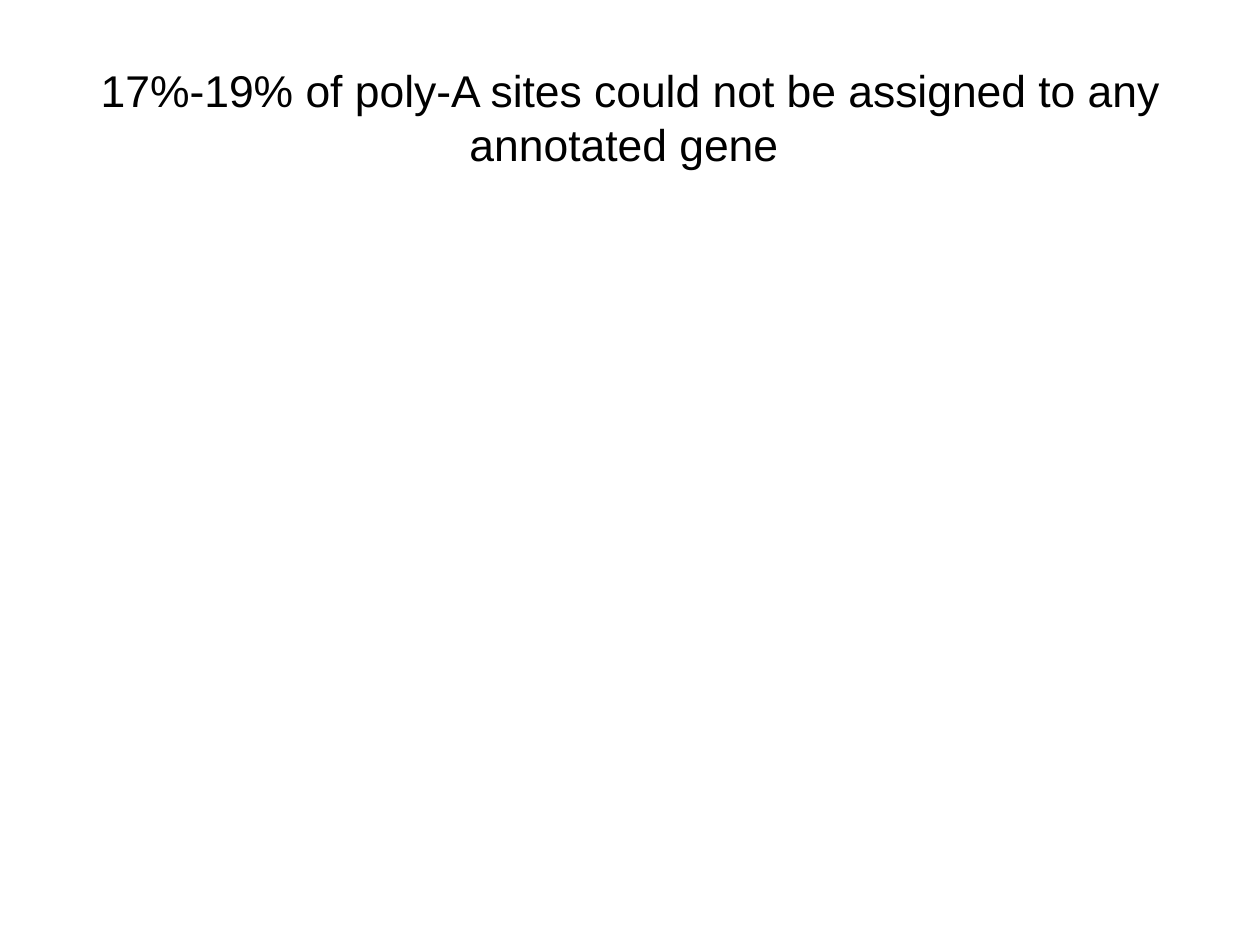
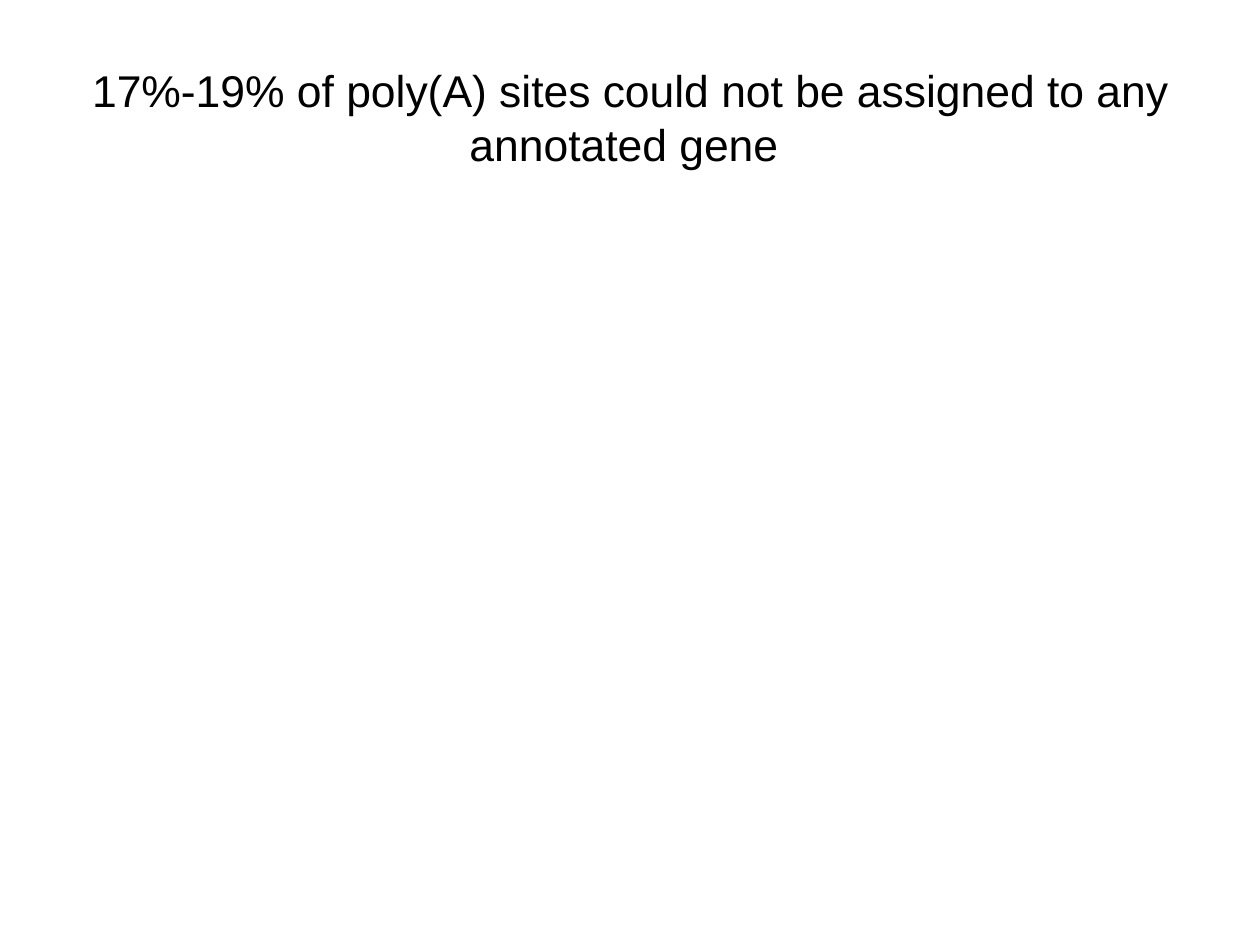
Before and after one commit to wilkinsonlab/m-oryzae-polya, a slide deck: slide 12 of doc/oryzae_presentation.odp. Drawn at 1260x945 pixels with LibreOffice and Linux fonts; fonts in the diff are those of the drawing. Boxes give left, top, right and bottom in pixels: in the first picture for what was removed or moved away, otherwise in the second. Text is boxed around its words. In the diff, an @@ line names an element or a change of style, - is before the commit and + after.

```diff
--- a/doc/oryzae_presentation.odp
+++ b/doc/oryzae_presentation.odp
@@ title at bbox=[92, 74, 1168, 170]: text changed @@
-17%-19% of poly-A sites could not be assigned to any annotated gene
+17%-19% of poly(A) sites could not be assigned to any annotated gene
```
Also in this commit, not shown: 30 other slides changed, 3 slides added, 3 other files.
